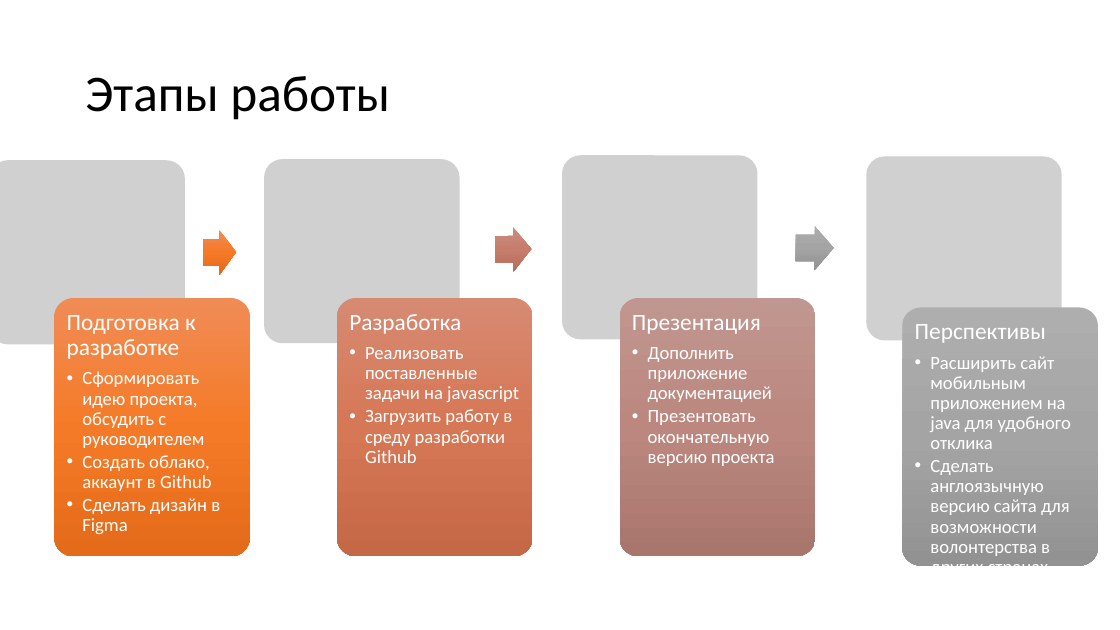
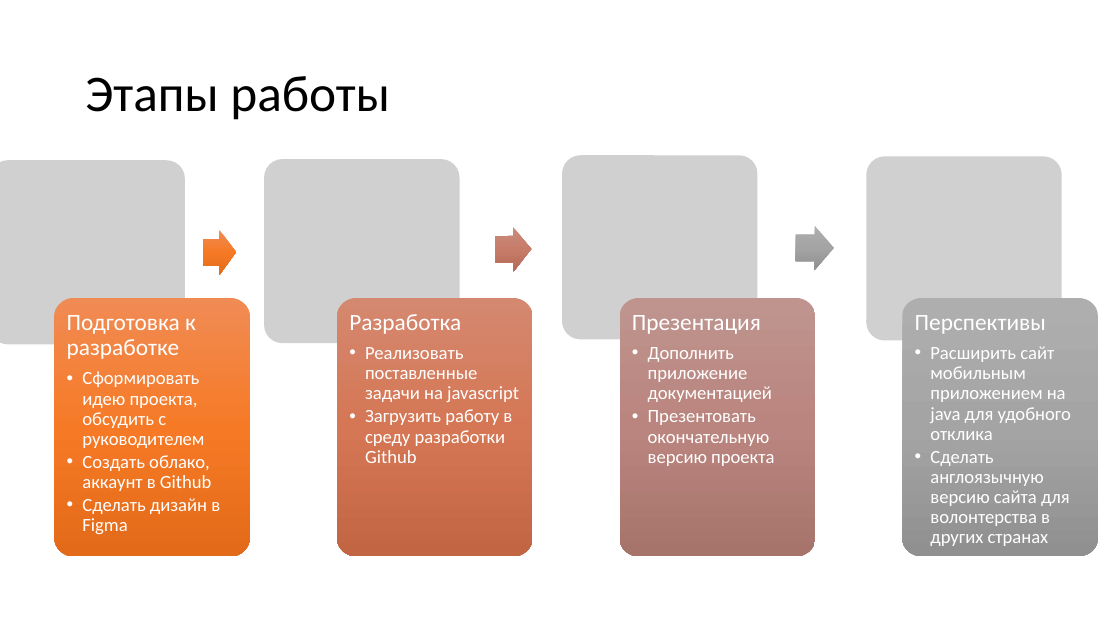
Before and after one commit to DaryaHomyak/VolunteerSearch, a slide deck: slide 7 of VolunteerSeach.pptx. Drawn at 1120x630 pixels with LibreOffice and Linux fonts; fonts in the diff are those of the drawing; grey boxes stand for pictures; background and template pictures are left out. Boxes give left, top, right and bottom in pixels: in the first picture for what was removed or moved away, otherwise in the second. Text is boxed around its words. In the diff, an @@ line names an element or a change of style, - is before the commit and + after.

```diff
--- a/VolunteerSeach.pptx
+++ b/VolunteerSeach.pptx
@@ freeform shape "Подготовка к разработке" at <box>55,298,250,557</box>: less space between paragraphs; bullet •• to •; more space between paragraphs; fill gradient #F18C57 to #F67B28 to #E56C19 to gradient #F08B54 to #F67A26 to #E36A18 @@
@@ freeform shape "Перспективы": place and size @@
-freeform shape "Перспективы" at <box>902,308,1098,566</box>
+freeform shape "Перспективы" at <box>902,298,1098,556</box>
@@ freeform shape "Перспективы" at <box>902,298,1098,556</box>: fill gradient #AFAFAF to #A5A5A5 to #939393 to gradient #AEAEAE to #A4A4A4 to #909090 @@
@@ text in freeform shape at <box>915,315,1071,440</box>: less space between paragraphs; bullet •• to •; more space between paragraphs @@
@@ text in freeform shape at <box>930,451,1070,546</box>: text changed @@
-  •• Сделать англоязычную версию сайта для возможности волонтерства в других странах
+  • Сделать англоязычную версию сайта для волонтерства в других странах
```
Also in this commit, not shown: 2 other slides changed, 1 slide added.
